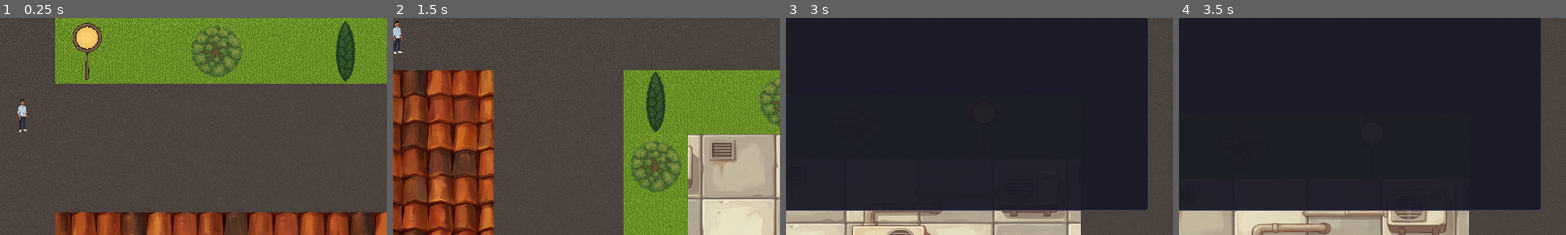
Above: before the commit, frames 1-4 (left to right).
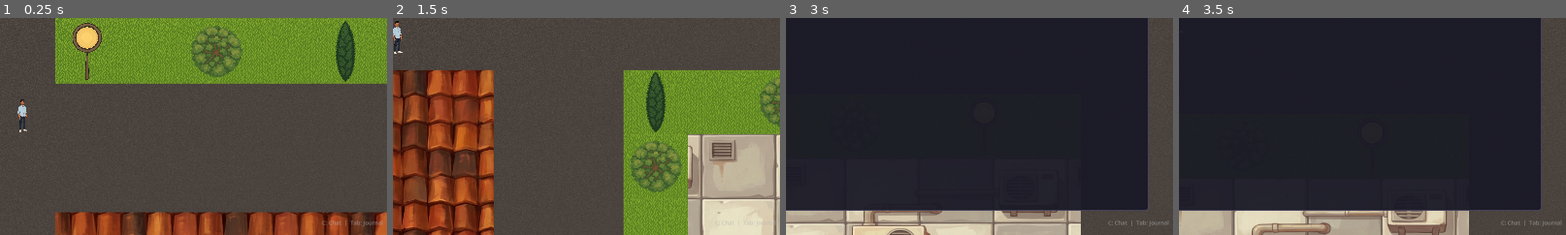
Above: after the commit, the same moments.

Repository: PranavBakre/startup-builder
Game: Godot game, scene res://scenes/world.tscn
Same seed, same stepped clock (60 frames per second), same inputs: the game is played once before the commit and once after it.
Inputs (mouse positions are % of the whole screen's width and height, from its top left):
- Up to frame 1 (0.25 s): no input
- Up to frame 2 (1.5 s): tap Enter (ui_accept) at 0.5, 0.77 s; move the mouse to (72, 45) at 0.52 s; hold Right (ui_right) 0.53-1.28 s; hold C (interact) 0.53-1.28 s; click (72, 45) at 0.67 s; move the mouse to (30, 55) at 1.27 s; hold Down (ui_down) from 1.28 s (still down); tap C (interact) at 1.35 s
- Up to frame 3 (3 s): tap Enter (ui_accept) at 1.52 s; move the mouse to (60, 28) at 2.02 s; release Down (ui_down) at 2.03 s; hold Right (ui_right) 2.03-2.78 s; hold C (interact) 2.03-2.78 s; tap 0 at 2.1 s; move the mouse to (45, 70) at 2.77 s; hold Up (ui_up) from 2.78 s (still down); tap Tab at 2.85 s; click (45, 70) at 2.92 s
- Up to frame 4 (3.5 s): keep holding Up (ui_up); tap Enter (ui_accept) at 3.02 s; tap C (interact) at 3.05 s
The pictures show only the part of the screen within x 50-100%, y 50-100%; the shares and areas given below are measured in that part.

The runs differ from the first frame. In frame 1, 0.2% of the frame differs, in the area x 83-99%, y 93-96%; in frame 2, less than 0.1%; in frame 3, 0.1%; in frame 4, 0.1%.

Commit message:
fix: Fix interact prompt positioning and add persistent controls hint
- Convert NPC world position to screen coordinates via canvas transform
  so "Press C to chat" prompt appears above NPCs correctly
- Add persistent controls hint at bottom-right: "C: Chat | Tab: Journal"

Co-Authored-By: Claude Opus 4.6 <noreply@anthropic.com>

Diff:
--- a/game/scripts/world.gd
+++ b/game/scripts/world.gd
@@ -146,6 +146,7 @@
 var hud_company_label: Label
 var hud_cash_label: Label
 var founded_label: Label
+var controls_hint: Label
 
 # Subsystem references
 @onready var dialogue_manager: DialogueManager = $DialogueManager
@@ -173,6 +174,7 @@
 
 	_create_journal_ui()
 	_create_hud()
+	_create_controls_hint()
 
 func _spawn_player():
 	var player_scene = preload("res://scenes/player.tscn")
@@ -318,12 +320,14 @@
 		else:
 			interact_prompt.text = "Press C to chat"
 		interact_prompt.visible = true
+		# Convert NPC world position to screen position
 		var npc_world_pos = adjacent_npc.position
-		var base_y = npc_world_pos.y - TILE_SIZE * 0.6
+		var canvas_xform = get_viewport().get_canvas_transform()
+		var screen_pos = canvas_xform * npc_world_pos
 		var bounce_offset = sin(prompt_bounce_time) * BOUNCE_AMOUNT
 		interact_prompt.position = Vector2(
-			npc_world_pos.x + TILE_SIZE / 2.0 - 50,
-			base_y + bounce_offset
+			screen_pos.x - interact_prompt.size.x / 2.0,
+			screen_pos.y - 60 + bounce_offset
 		)
 	else:
 		interact_prompt.visible = false
@@ -624,3 +628,21 @@
 		hud_cash_label.text = "$" + str(company_cash)
 	else:
 		hud_panel.visible = false
+
+# === Controls Hint ===
+
+func _create_controls_hint():
+	controls_hint = Label.new()
+	controls_hint.text = "C: Chat  |  Tab: Journal"
+	controls_hint.anchor_left = 1.0
+	controls_hint.anchor_top = 1.0
+	controls_hint.anchor_right = 1.0
+	controls_hint.anchor_bottom = 1.0
+	controls_hint.offset_left = -220.0
+	controls_hint.offset_top = -40.0
+	controls_hint.offset_right = -10.0
+	controls_hint.offset_bottom = -10.0
+	controls_hint.horizontal_alignment = HORIZONTAL_ALIGNMENT_RIGHT
+	controls_hint.add_theme_color_override("font_color", Color(0.7, 0.7, 0.7, 0.6))
+	controls_hint.add_theme_font_size_override("font_size", 14)
+	$CanvasLayer.add_child(controls_hint)
